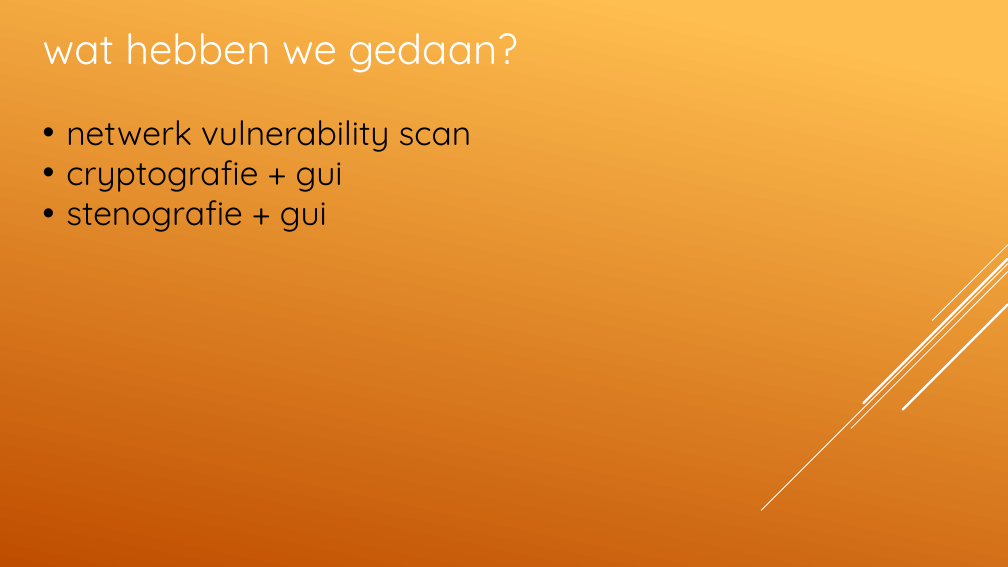
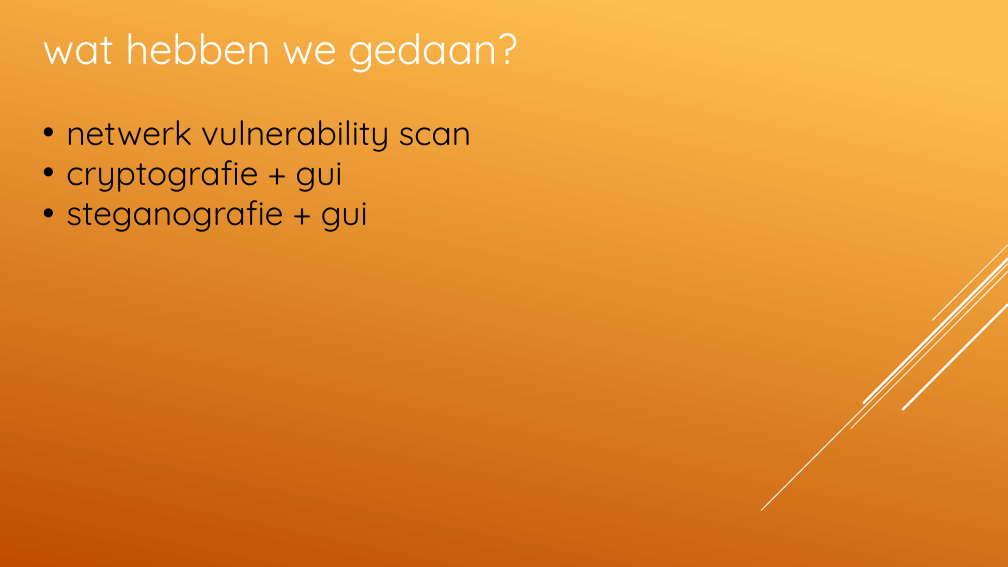
Before and after one commit to ArcaneSaint/PXLSec, a slide deck: slide 3 of GroepsWerk Security.pptx. Drawn at 1008x567 pixels with LibreOffice and Linux fonts; fonts in the diff are those of the drawing. Boxes give left, top, right and bottom in pixels: in the first picture for what was removed or moved away, otherwise in the second. Text is boxed around its words. In the diff, an @@ line names an element or a change of style, - is before the commit and + after.

```diff
--- a/GroepsWerk Security.pptx
+++ b/GroepsWerk Security.pptx
@@ text at [66, 191, 368, 232]: text changed @@
-• stenografie + gui
+• steganografie + gui
```
Also in this commit, not shown: 4 other slides changed, 1 slide added, 1 slide removed.
